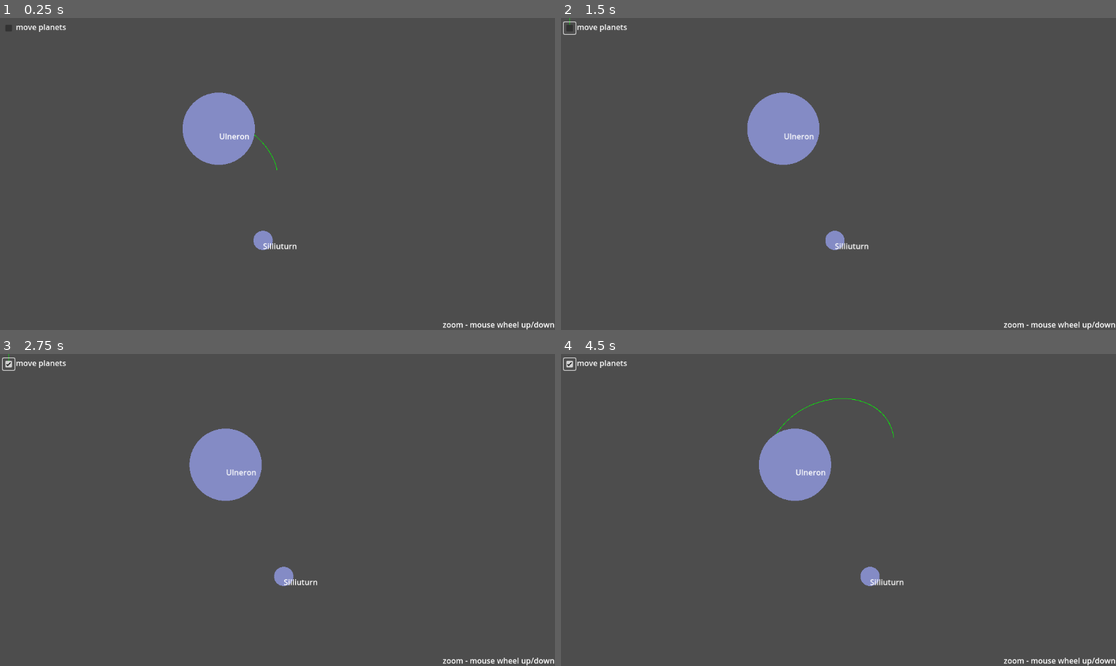
Above: before the commit, frames 1-4 (two rows, left to right).
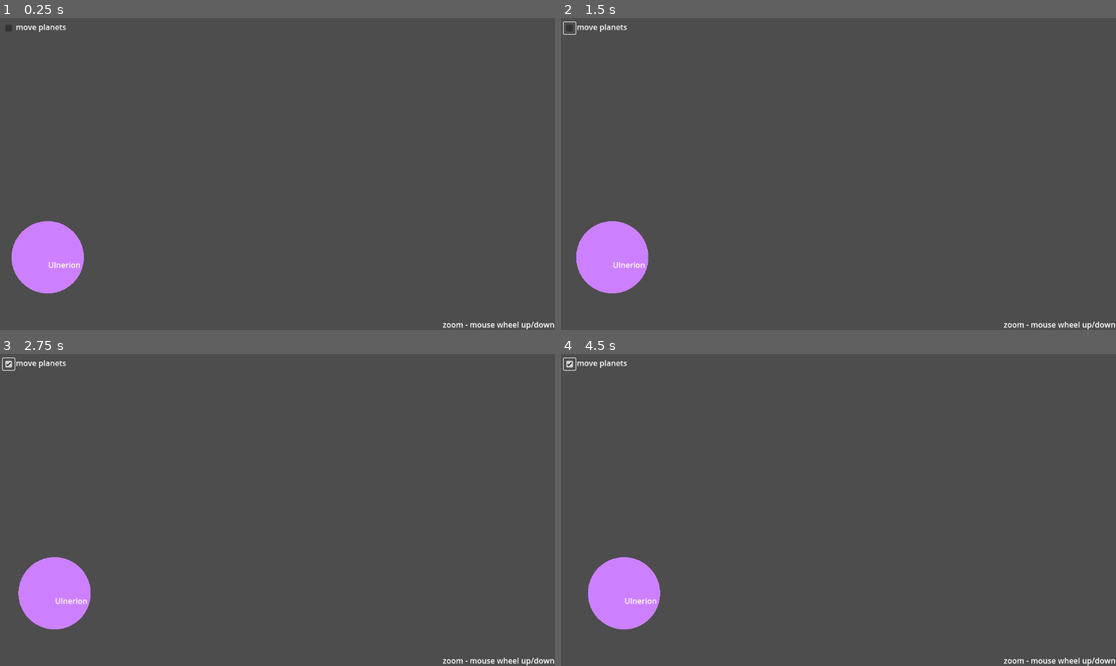
Above: after the commit, the same moments.

Repository: shaninalex/lineattractor
Game: Godot game, scene res://root.tscn
Two runs of this game, one before a commit and one after it. Both use one fixed random seed, a clock stepped at 60 frames per second and the inputs below.
Inputs (mouse positions are in pixels of both pictures, inside the frame that each line leads up to):
- Up to frame 1 (0.25 s): no input
- Up to frame 2 (1.5 s): click (572, 27) at 0.5 s; click (572, 27) at 1.25 s
- Up to frame 3 (2.75 s): click (11, 363) at 2 s
- Up to frame 4 (4.5 s): move the mouse to (960, 494) at 2.77 s; click (960, 494) at 2.92 s; move the mouse to (727, 525) at 3.52 s; click (727, 525) at 3.67 s; move the mouse to (894, 441) at 4.27 s; click (894, 441) at 4.42 s

The runs differ from the first frame. In frame 1, 5.0% of the frame differs, in the area x 2-54%, y 23-89%; in frame 2, 5.0%; in frame 3, 5.0%; in frame 4, 5.1%, in the area x 4-62%, y 14-89%.

Commit message:
feat: loading planets ( in progress )

Diff:
--- /dev/null
+++ b/core/entities/planet.tscn
@@ -0,0 +1,22 @@
+[gd_scene load_steps=4 format=3 uid="uid://dhyej5vfotv4l"]
+
+[ext_resource type="Script" uid="uid://s7w5cob65u8h" path="res://core/scripts/planet_item.gd" id="1_5f2ok"]
+[ext_resource type="Shader" uid="uid://cfebarb8qhxqv" path="res://materials/circle.gdshader" id="1_ggsie"]
+
+[sub_resource type="ShaderMaterial" id="ShaderMaterial_5f2ok"]
+shader = ExtResource("1_ggsie")
+shader_parameter/circle_color = Color(1, 1, 1, 1)
+
+[node name="Planet" type="Node2D"]
+script = ExtResource("1_5f2ok")
+
+[node name="ColorRect" type="ColorRect" parent="."]
+material = SubResource("ShaderMaterial_5f2ok")
+offset_left = -76.0
+offset_top = -79.0
+offset_right = 74.0
+offset_bottom = 71.0
+
+[node name="Label" type="Label" parent="."]
+offset_right = 40.0
+offset_bottom = 23.0
--- a/core/camera.gd
+++ b/core/scripts/camera.gd
@@ -1,7 +1,7 @@
 extends Camera2D
 
-var zoom_min := Vector2(0.2, 0.2)
-var zoom_max := Vector2(10.0, 10.0)
+var zoom_min := Vector2(0.1, 0.1)
+var zoom_max := Vector2(1000.0, 1000.0)
 var zoom_step := 1.05
 
 func _unhandled_input(event: InputEvent) -> void:
@@ -11,7 +11,6 @@
 		if event.button_index == MOUSE_BUTTON_WHEEL_DOWN:
 			_camera_zoom_in()
 
-
 func _camera_zoom_in() -> void:
 	var new_zoom = zoom / zoom_step
 	new_zoom.x = clamp(new_zoom.x, zoom_min.x, zoom_max.x)
@@ -20,6 +19,4 @@
 
 func _camera_zoom_out() -> void:
 	var new_zoom = zoom * zoom_step
-	new_zoom.x = clamp(new_zoom.x, zoom_min.x, zoom_max.x)
-	new_zoom.y = clamp(new_zoom.y, zoom_min.y, zoom_max.y)
 	zoom = new_zoom
--- /dev/null
+++ b/core/scripts/map.gd
@@ -0,0 +1,30 @@
+extends Node2D
+
+@onready var planets: Node2D = $Planets
+
+func _ready() -> void:
+	load_planets_from_json("res://resources/plantes.json")
+	await get_tree().process_frame
+	p_manager.is_ready = true
+
+func load_planets_from_json(path: String) -> void:
+	var file = FileAccess.open(path, FileAccess.READ)
+	if file == null:
+		push_error("Can't open file: " + path)
+		return
+
+	var json_str = file.get_as_text()
+	var data = JSON.parse_string(json_str)
+	if typeof(data) != TYPE_ARRAY:
+		push_error("Invalid planet data format")
+		return
+
+	for planet_dict in data:
+		var planet_node = preload("res://core/entities/planet.tscn").instantiate()
+		planet_node.planet_name = planet_dict["name"]
+		planet_node.planet_mass = planet_dict["mass"]
+		planet_node.planet_color = Color(planet_dict["color"][0], planet_dict["color"][1], planet_dict["color"][2])
+		planet_node.planet_size = planet_dict["size"]
+		planet_node.position = Vector2(planet_dict["position"][0], planet_dict["position"][1])
+		planets.add_child(planet_node)
+		p_manager.register_planet(planet_node)
--- a/core/path.gd
+++ b/core/scripts/path.gd
@@ -11,6 +11,9 @@
 	antialiased = true
 
 func _process(_delta: float) -> void:
+	if p_manager.get_all().is_empty():
+		return
+
 	var start = get_global_mouse_position()
 	var planets = p_manager.get_all()
 	var _points = simulate_path(start, initial_velocity, planets, course_length, step)
@@ -29,6 +32,8 @@
 	for i in steps:
 		var acc := Vector2.ZERO
 		for body in bodies:
+			if not body.is_inside_tree():
+				continue
 			var r : Vector2 = body.global_position - pos
 			var distance_sq := r.length_squared()
 			if distance_sq < 1.0:
--- a/core/path_manager.gd
+++ b/core/scripts/path_manager.gd
@@ -23,7 +23,6 @@
 
 	return path
 
-
 func segment_intersects_circle(p1: Vector2, p2: Vector2, center: Vector2, radius: float) -> bool:
 	var d := p2 - p1
 	var f := p1 - center
--- a/core/planet_item.gd
+++ b/core/scripts/planet_item.gd
@@ -1,7 +1,5 @@
 extends Node2D
 
-
-@onready var planet: Planet = Planet.new()
 @onready var _colorRect: ColorRect = $ColorRect
 @onready var _label: Label = $Label
 
@@ -13,10 +11,10 @@
 @export var move: bool = false
 
 func _ready() -> void:
-	planet.planet_mass = planet_mass
-	planet.planet_name = planet_name
-	planet.planet_color = planet_color
-	planet.planet_size = planet_size
+	planet_mass = planet_mass
+	planet_name = planet_name
+	planet_color = planet_color
+	planet_size = planet_size
 
 	_label.text = planet_name
 	# draw planet
@@ -27,8 +25,6 @@
 	#_colorRect.set_size(Vector2(planet_size, planet_size))
 	#_colorRect.position = Vector2(planet_size, planet_size)
 
-	# register planet
-	p_manager.register_planet(self)
 
 func _process(delta: float) -> void:
 	if move:
--- a/core/planet_manager.gd
+++ b/core/scripts/planet_manager.gd
@@ -1,8 +1,10 @@
 class_name PlanetManager extends Node
 
+var is_ready: bool = false
 var planets: Array[Node2D] = []
 
 func register_planet(planet: Node2D) -> void:
+	print("Registered: ", planet, " Name: ", planet.planet_name)
 	planets.append(planet)
 
 func get_all() -> Array[Node2D]:
--- a/project.godot
+++ b/project.godot
@@ -17,8 +17,8 @@
 
 [autoload]
 
-p_manager="*res://core/planet_manager.gd"
-path_manager="*res://core/path_manager.gd"
+p_manager="*res://core/scripts/planet_manager.gd"
+path_manager="*res://core/scripts/path_manager.gd"
 
 [physics]
 
--- /dev/null
+++ b/resources/plantes.json
@@ -0,0 +1,10 @@
+[
+  {
+	"name": "Ulnerion",
+	"mass": 5.972e24,
+	"color": [0.8, 0.5, 1.0],
+	"size": 64,
+	"position": [100, 500],
+	"satelites": []
+  }
+]
--- a/root.tscn
+++ b/root.tscn
@@ -1,124 +1,31 @@
-[gd_scene load_steps=8 format=3 uid="uid://pj8oxgiqjgf5"]
+[gd_scene load_steps=5 format=3 uid="uid://pj8oxgiqjgf5"]
 
-[ext_resource type="Script" uid="uid://g6nolwbumvsk" path="res://core/camera.gd" id="1_jnlp7"]
-[ext_resource type="Shader" uid="uid://cfebarb8qhxqv" path="res://materials/circle.gdshader" id="1_pq8q7"]
-[ext_resource type="Script" uid="uid://s7w5cob65u8h" path="res://core/planet_item.gd" id="1_vvh5c"]
-[ext_resource type="Script" uid="uid://bh4wmhgd1qvw3" path="res://core/path.gd" id="2_pyidc"]
-[ext_resource type="Script" uid="uid://n3h8mc6l6pp1" path="res://core/controller.gd" id="5_jnlp7"]
-
-[sub_resource type="ShaderMaterial" id="ShaderMaterial_28aoi"]
-shader = ExtResource("1_pq8q7")
-shader_parameter/circle_color = Color(1, 1, 1, 1)
-
-[sub_resource type="ShaderMaterial" id="ShaderMaterial_jnlp7"]
-shader = ExtResource("1_pq8q7")
-shader_parameter/circle_color = Color(0.240615, 0.378152, 0.999994, 1)
+[ext_resource type="Script" uid="uid://g6nolwbumvsk" path="res://core/scripts/camera.gd" id="1_jnlp7"]
+[ext_resource type="Script" uid="uid://llk0kpg76n6a" path="res://core/scripts/map.gd" id="1_l8v81"]
+[ext_resource type="Script" uid="uid://bh4wmhgd1qvw3" path="res://core/scripts/path.gd" id="2_pyidc"]
+[ext_resource type="Script" uid="uid://n3h8mc6l6pp1" path="res://core/scripts/controller.gd" id="5_jnlp7"]
 
 [node name="MapRoot" type="Node2D"]
+script = ExtResource("1_l8v81")
 
-[node name="Camera2D" type="Camera2D" parent="."]
-position = Vector2(576, 323)
-script = ExtResource("1_jnlp7")
-
-[node name="Line2D" type="Line2D" parent="."]
-script = ExtResource("2_pyidc")
-course_length = 1000
-
-[node name="Ulneron" type="Node2D" parent="."]
-position = Vector2(455, 233)
-script = ExtResource("1_vvh5c")
-planet_mass = 10000.0
-planet_name = "Ulneron"
-planet_color = Color(0.516862, 0.545617, 0.77094, 1)
-planet_size = 150.0
-
-[node name="ColorRect" type="ColorRect" parent="Ulneron"]
-material = SubResource("ShaderMaterial_28aoi")
-offset_left = -76.0
-offset_top = -79.0
-offset_right = 74.0
-offset_bottom = 71.0
-
-[node name="Label" type="Label" parent="Ulneron"]
-offset_right = 40.0
-offset_bottom = 23.0
-
-[node name="Silliuturn" type="Node2D" parent="."]
-position = Vector2(546, 461)
-script = ExtResource("1_vvh5c")
-speed = 30.0
-planet_mass = 1000.0
-planet_name = "Silliuturn"
-planet_color = Color(0.516862, 0.545617, 0.77094, 1)
-planet_size = 50.0
-
-[node name="ColorRect" type="ColorRect" parent="Silliuturn"]
-material = SubResource("ShaderMaterial_jnlp7")
-offset_left = -20.0
-offset_top = -20.0
-offset_right = 20.0
-offset_bottom = 20.0
-
-[node name="Label" type="Label" parent="Silliuturn"]
-offset_right = 40.0
-offset_bottom = 23.0
-
-[node name="Silarvis" type="Node2D" parent="."]
-position = Vector2(-495, -530)
-script = ExtResource("1_vvh5c")
-planet_mass = 10000.0
-planet_name = "Silarvis"
-planet_color = Color(0.516862, 0.545617, 0.77094, 1)
-planet_size = 150.0
-
-[node name="ColorRect" type="ColorRect" parent="Silarvis"]
-material = SubResource("ShaderMaterial_28aoi")
-offset_left = -76.0
-offset_top = -79.0
-offset_right = 74.0
-offset_bottom = 71.0
-
-[node name="Label" type="Label" parent="Silarvis"]
-offset_right = 40.0
-offset_bottom = 23.0
-
-[node name="Lomia" type="Node2D" parent="."]
-position = Vector2(25, 981)
-script = ExtResource("1_vvh5c")
-planet_mass = 10000.0
-planet_name = "Lomia"
-planet_color = Color(0.516862, 0.545617, 0.77094, 1)
-planet_size = 150.0
-
-[node name="ColorRect" type="ColorRect" parent="Lomia"]
-material = SubResource("ShaderMaterial_28aoi")
-offset_left = -76.0
-offset_top = -79.0
-offset_right = 74.0
-offset_bottom = 71.0
-
-[node name="Label" type="Label" parent="Lomia"]
-offset_right = 40.0
-offset_bottom = 23.0
-
-[node name="CanvasLayer" type="CanvasLayer" parent="."]
+[node name="UI" type="CanvasLayer" parent="."]
 script = ExtResource("5_jnlp7")
 
-[node name="Node2D" type="Label" parent="CanvasLayer"]
+[node name="Node2D" type="Label" parent="UI"]
 offset_left = 56.0
 offset_top = 73.0
 offset_right = 57.0
 offset_bottom = 96.0
 vertical_alignment = 1
 
-[node name="CheckBox" type="CheckBox" parent="CanvasLayer/Node2D"]
+[node name="CheckBox" type="CheckBox" parent="UI/Node2D"]
 layout_mode = 0
 offset_left = -50.0
 offset_top = -64.0
 offset_right = -26.0
 offset_bottom = -40.0
 
-[node name="Label" type="Label" parent="CanvasLayer/Node2D"]
+[node name="Label" type="Label" parent="UI/Node2D"]
 layout_mode = 0
 offset_left = -23.0
 offset_top = -69.0
@@ -129,7 +36,7 @@
 text = "move planets"
 vertical_alignment = 1
 
-[node name="Label" type="Label" parent="CanvasLayer"]
+[node name="Label" type="Label" parent="UI"]
 anchors_preset = 3
 anchor_left = 1.0
 anchor_top = 1.0
@@ -140,3 +47,16 @@
 grow_horizontal = 0
 grow_vertical = 0
 text = "zoom - mouse wheel up/down"
+
+[node name="Camera2D" type="Camera2D" parent="."]
+position = Vector2(576, 323)
+limit_smoothed = true
+editor_draw_limits = true
+editor_draw_drag_margin = true
+script = ExtResource("1_jnlp7")
+
+[node name="path" type="Line2D" parent="."]
+script = ExtResource("2_pyidc")
+course_length = 1000
+
+[node name="Planets" type="Node2D" parent="."]
Renamed: core/camera.gd.uid -> core/scripts/camera.gd.uid
Renamed: core/controller.gd -> core/scripts/controller.gd
Renamed: core/controller.gd.uid -> core/scripts/controller.gd.uid
Not shown, added: core/scripts/map.gd.uid
Renamed: core/path.gd.uid -> core/scripts/path.gd.uid
Renamed: core/path_manager.gd.uid -> core/scripts/path_manager.gd.uid
Renamed: core/planet.gd -> core/scripts/planet.gd
Renamed: core/planet.gd.uid -> core/scripts/planet.gd.uid
Renamed: core/planet_item.gd.uid -> core/scripts/planet_item.gd.uid
Renamed: core/planet_manager.gd.uid -> core/scripts/planet_manager.gd.uid
